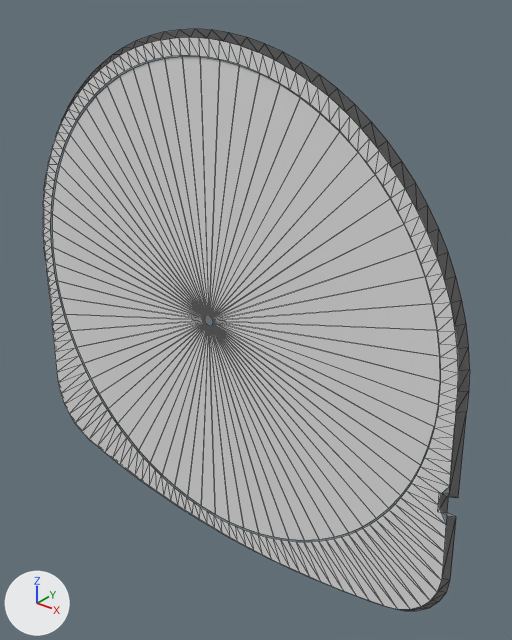
What one commit did to the OBJ model fork/floating-media/DATA/float_psp_shade5.obj.
The view is the same before and after, from a 50 mm camera at (1.53, -1.71, 1.09) aimed at (0.12, 0.04, 0.0). Lighting does not change. The marker at lower left points along +X, +Y and +Z. The picture after the commit comes second. Mesh edges are drawn as thin lines. Where no turn or scale is listed for an object, it has been applied to the vertices.

The first picture shows 'float_psp_shade5'.
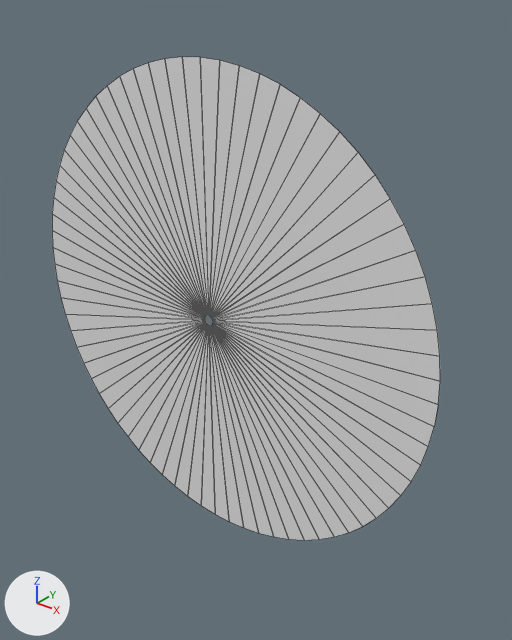
Boxes (x1, y1, x2, y2) around the edits, measured in the pictures (512 x 640 px):
```json
{"object": "float_psp_shade5", "change": "reshaped", "before": [43, 29, 470, 611], "after": [52, 57, 440, 540], "on screen": "9% narrower, 17% shorter"}
{"part": 1, "of": "me_float_psp_shade5", "change": "deleted", "before": [43, 29, 470, 611]}
```

Edits to the scene script, one JSON object a line:
```json
{"block": "me_float_psp_shade5", "where": "# used by ob_float_psp_shade5; location = (0.0, 0.0, 0.0)"}
{"op": "remove", "block": "me_float_psp_shade5", "code": "me_float_psp_shade5.from_pydata(...)  # 579 vertices, 590 faces; spans x -0.98..0.98, y -0.07..-0.05, z -0.96..0.94"}
{"op": "add", "block": "me_float_psp_shade5", "code": "me_float_psp_shade5.from_pydata(...)  # 144 vertices, 144 faces; spans x -0.87..0.87, y -0.07..-0.06, z -0.87..0.87"}
{"block": "me_float_psp_shade5", "change": "me_float_psp_shade5 part 1: the loose piece of 435 vertices spanning x -0.98..0.98, y -0.07..-0.05, z -0.96..0.94 is deleted"}
```
